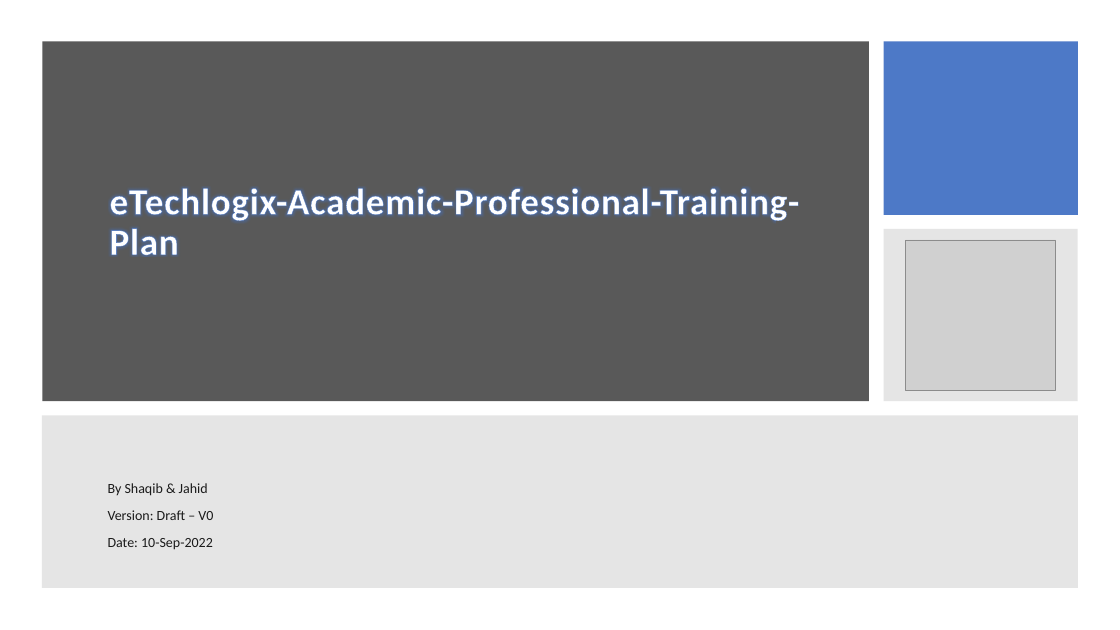
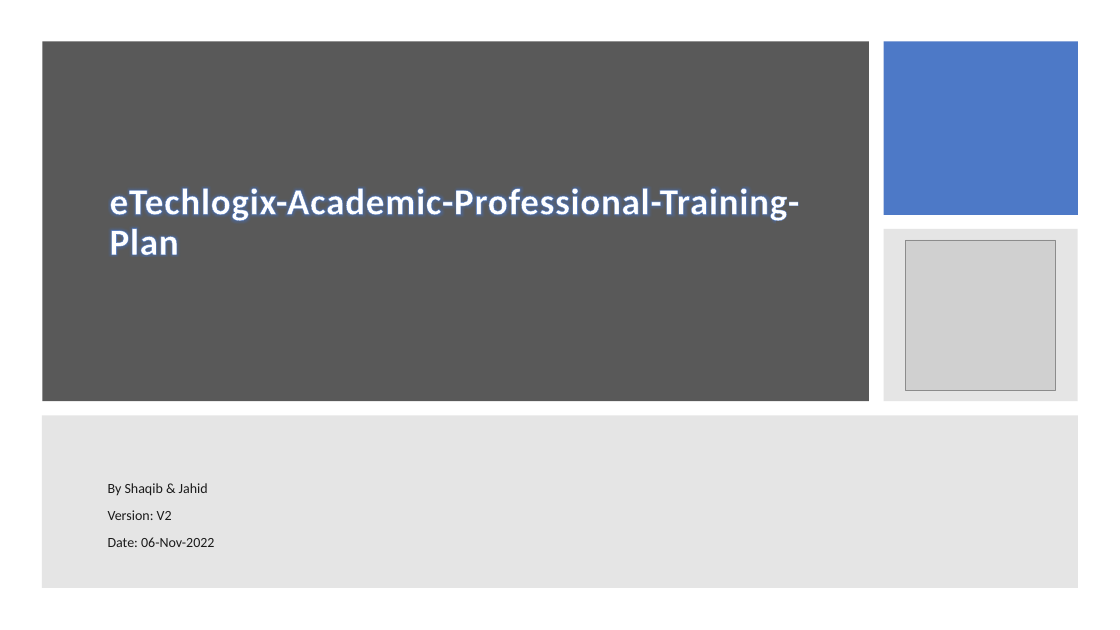
Before and after one commit to mjanwar/document, a slide deck: slide 1 of eTechlogix-Academic-Professional-Training-Plan.pptx. Drawn at 1120x630 pixels with LibreOffice and Linux fonts; fonts in the diff are those of the drawing; grey boxes stand for pictures. Boxes give left, top, right and bottom in pixels: in the first picture for what was removed or moved away, otherwise in the second. Text is boxed around its words. In the diff, an @@ line names an element or a change of style, - is before the commit and + after.

Commit message:
eTechlogix-Academic-Professional-V2
Version-2 Updated

```diff
--- a/eTechlogix-Academic-Professional-Training-Plan.pptx
+++ b/eTechlogix-Academic-Professional-Training-Plan.pptx
@@ subtitle at bbox=[108, 510, 214, 547]: text changed @@
-Version: Draft – V0
-Date: 10-Sep-2022
+Version: V2
+Date: 06-Nov-2022
```
Also in this commit, not shown: 9 other slides changed, 11 slides added.
